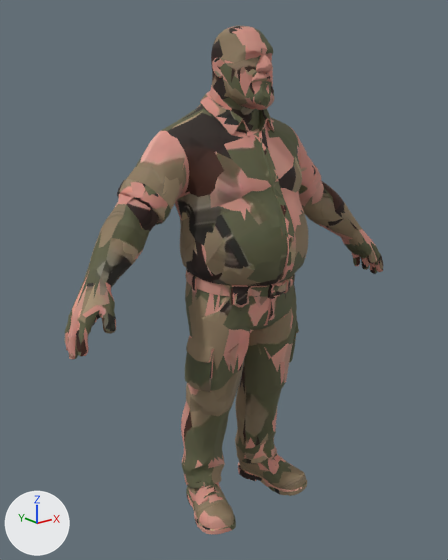
Before and after pictures for a commit that changed the glTF model public/models/albuquerque/hank.glb.
The view is the same before and after, from a 50 mm lens placed at (-1.462, -1.708, 1.656), pointed at (-0.053, 0.053, 0.952). Every picture has the same lights, and +X, +Y and +Z are marked at lower left. The picture after the commit comes second. Where no turn or scale is listed for an object, it has been applied to the vertices. Vertices at exactly the same position are counted once.

The first picture shows 'char1'.
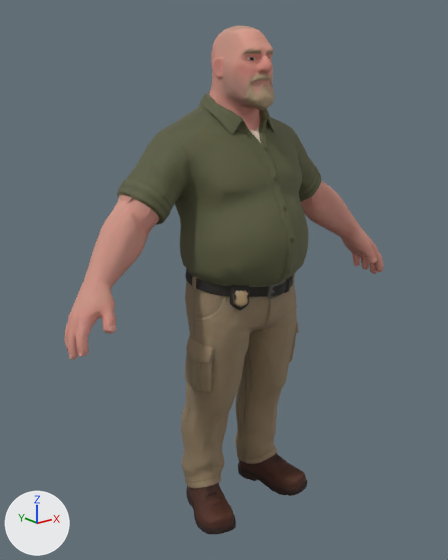
The change in detail:
me_mesh_0 has 6221 vertices, 12445 faces and spans x -0.74..0.74, y -0.25..0.25, z 0.0..1.85.
me_mesh_0 is used by ob_char1; location (0.0, 0.0, 0.0).
me_mesh_0 part 1: 157 vertices moved within x -0.72..0.72, y -0.24..0.21, z 0.02..1.74.
me_mesh_0 part 2: 10596 kept faces spanning x -0.74..0.74, y -0.25..0.25, z 0.0..1.85 get new texture (UV) coordinates.

Where the change shows, as pixel boxes [x1, y1, x2, y2] in the pictures (448 x 560 px; the box of a moved part takes in the faces that stretch with it):
part 1 of me_mesh_0, moved or reshaped: [81, 57, 381, 531] in both
part 2 of me_mesh_0, surface changed: [65, 26, 383, 535] in both
